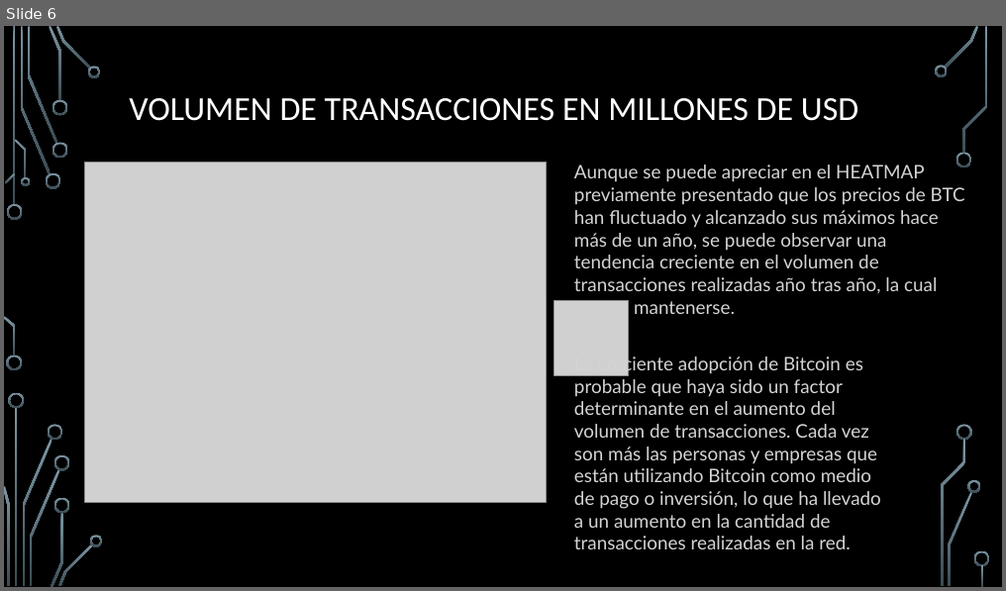
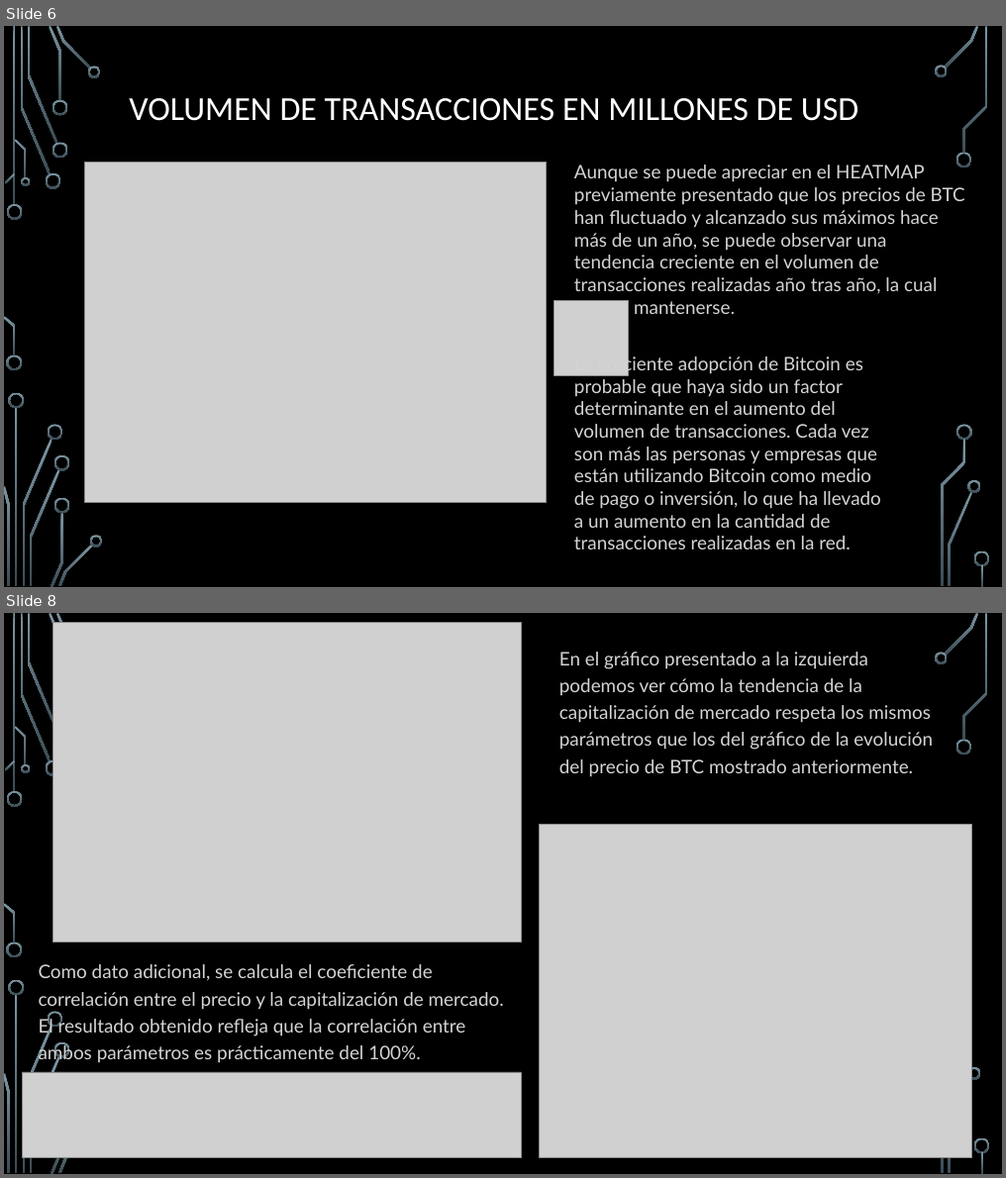
Before and after one commit to MartinMF88/Proyecto_DataScience_Coder, a slide deck: data/Presentación_Martinez.pptx. Shown one above the other, each under a label of ours: slide 6 before the commit, slides 6 and 8 after it; the slides between them are not shown. The pictures are 1006x591 and 1006x1178 pixels, drawn with LibreOffice and Linux fonts; fonts in the diff are those of the drawing; grey boxes stand for pictures; background and template pictures are left out. Boxes give left, top, right and bottom in pixels: in the first picture for what was removed or moved away, otherwise in the second. Text is boxed around its words. In the diff, an @@ line names an element or a change of style, - is before the commit and + after.

Commit message:
segunda_pre-entrega

```diff
--- a/data/Presentación_Martinez.pptx
+++ b/data/Presentación_Martinez.pptx
@@ slide 8 added at (4,613,1002,1174), background picture (left out); not listed: 33 template elements that a slide beside it also shows @@
@@ picture added at (53,623,522,943) @@
@@ text added at (559,652,933,777), 18 pt, text #D4D4D4 @@
+En el gráfico presentado a la izquierda podemos ver cómo la tendencia de la capitalización de mercado respeta los mismos parámetros que los del gráfico de la evolución del precio de BTC mostrado anteriormente.
@@ picture added at (540,825,971,1158) @@
@@ text added at (39,964,504,1064), 18 pt, text #D4D4D4 @@
+Como dato adicional, se calcula el coeficiente de correlación entre el precio y la capitalización de mercado. El resultado obtenido refleja que la correlación entre ambos parámetros es prácticamente del 100%.
@@ picture added at (22,1072,522,1158) @@
```
Also in this commit, not shown: 1 slide changed, 2 other slides added.
